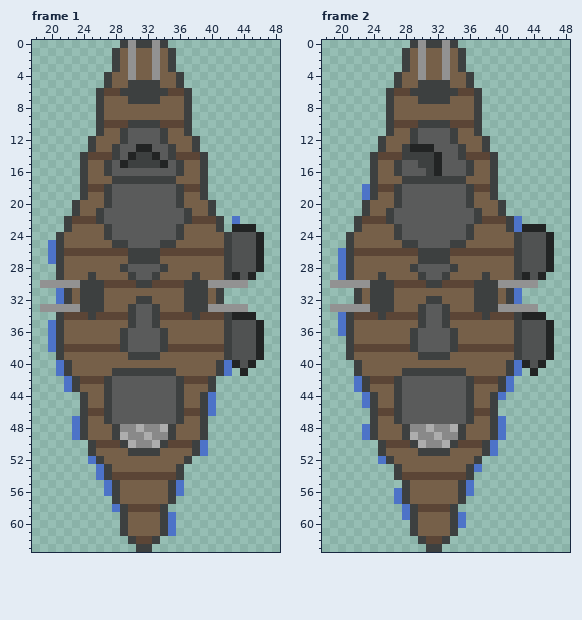
One commit to this pixel-art file: resources/images/characters/ShipLarge.aseprite. Above: the version before the commit.
64x64 pixels, 4 frames. Shown: frame 1: x 18..48, y 0..63; frame 2: x 18..48, y 0..63. The commit also changed other frames, which this record leaves out.
After the commit:
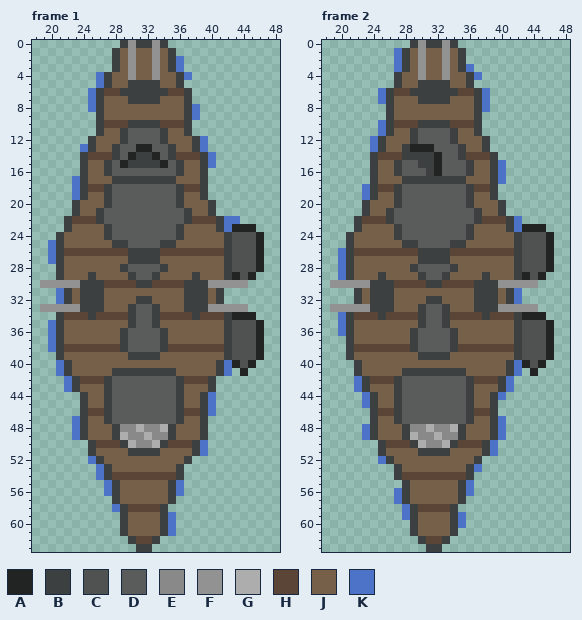
Palette (. is transparent): A #222424  B #3d4040  C #505252  D #5a5b5b  E #898989  F #929292  G #adadad  H #5b4536  J #766049  K #4d73c8
The edit:
--- frame 1
@@ x 18..48 @@
  1 ..........BJFJJFJB.............
- 2 ..........BJFJJFJB.............
- 3 ..........BJFJJFJB.............
- 4 .........BJJFJJFJJB............
- 5 .........BJJBBBBJJB............
- 6 ........BHHBBBBBBHHB...........
- 7 ........BJJJBBBBJJJB...........
- 8 ........BJJJJJJJJJJB...........
- 9 ........BJJJJJJJJJJB...........
+ 2 ..........BJFJJFJBK............
+ 3 ..........BJFJJFJBK............
+ 4 ........KBJJFJJFJJBK...........
+ 5 ........KBJJBBBBJJB............
+ 6 .......KBHHBBBBBBHHB...........
+ 7 .......KBJJJBBBBJJJB...........
+ 8 .......KBJJJJJJJJJJBK..........
+ 9 ........BJJJJJJJJJJBK..........
 10 ........BHHHBBBBHHHB...........
 11 ........BJJBDDDDBJJB...........
-12 .......BJJJBDDDDBJJJB..........
-13 .......BJJBDDAADDBJJB..........
-14 ......BHHHBDABBADBHHHB.........
-15 ......BJJBDABBBBADBJJB.........
+12 .......BJJJBDDDDBJJJBK.........
+13 ......KBJJBDDAADDBJJBK.........
+14 ......BHHHBDABBADBHHHBK........
+15 ......BJJBDABBBBADBJJBK........
 16 ......BJJBDDDDDDDDBJJB.........
-17 ......BJJJBBBBBBBBJJJB.........
-18 ......BHHBDDDDDDDDBHHB.........
-19 ......BJJBDDDDDDDDBJJB.........
+17 .....KBJJJBBBBBBBBJJJB.........
+18 .....KBHHBDDDDDDDDBHHB.........
+19 .....KBJJBDDDDDDDDBJJB.........
 20 .....BJJJBDDDDDDDDBJJJB........
 21 .....BJJBDDDDDDDDDDBJJB........
-22 ....BHHHBDDDDDDDDDDBHHHB.K.....
-23 ....BJJJJBDDDDDDDDBJJJJB.AAA...
+22 ....BHHHBDDDDDDDDDDBHHHBKK.....
+23 ....BJJJJBDDDDDDDDBJJJJBKAAA...
 24 ...BJJJJJBDDDDDDDDBJJJJJBCCCA..
--- frame 2
@@ x 22..42 @@
  0 .......BFBBFB........
- 1 ......BJFJJFJB.......
- 2 ......BJFJJFJB.......
- 3 ......BJFJJFJB.......
- 4 .....BJJFJJFJJB......
+ 1 .....KBJFJJFJB.......
+ 2 .....KBJFJJFJB.......
+ 3 .....KBJFJJFJBK......
+ 4 .....BJJFJJFJJBK.....
  5 .....BJJBBBBJJB......
- 6 ....BHHBBBBBBHHB.....
- 7 ....BJJJBBBBJJJB.....
- 8 ....BJJJJJJJJJJB.....
+ 6 ...KBHHBBBBBBHHBK....
+ 7 ...KBJJJBBBBJJJBK....
+ 8 ....BJJJJJJJJJJBK....
  9 ....BJJJJJJJJJJB.....
-10 ....BHHHBBBBHHHB.....
-11 ....BJJBDDDDBJJB.....
-12 ...BJJJBDDDDBJJJB....
-13 ...BJJBAAADDDBJJB....
+10 ...KBHHHBBBBHHHB.....
+11 ...KBJJBDDDDBJJB.....
+12 ..KBJJJBDDDDBJJJB....
+13 ..KBJJBAAADDDBJJB....
 14 ..BHHHBBBBADDBHHHB...
-15 ..BJJBDDBBADDDBJJB...
-16 ..BJJBDDDBADDDBJJB...
-17 ..BJJJBBBBBBBBJJJB...
+15 ..BJJBDDBBADDDBJJBK..
+16 ..BJJBDDDBADDDBJJBK..
+17 ..BJJJBBBBBBBBJJJBK..
 18 .KBHHBDDDDDDDDBHHB...
Where, in picture pixels (left, top, right, bottom), the same in both pictures:
added: (176, 56, 216, 168)
added: (88, 72, 104, 112)
added: (72, 144, 88, 200)
added: (224, 216, 232, 232)
added: (370, 48, 402, 152)
added: (466, 64, 490, 112)
added: (498, 160, 506, 184)
